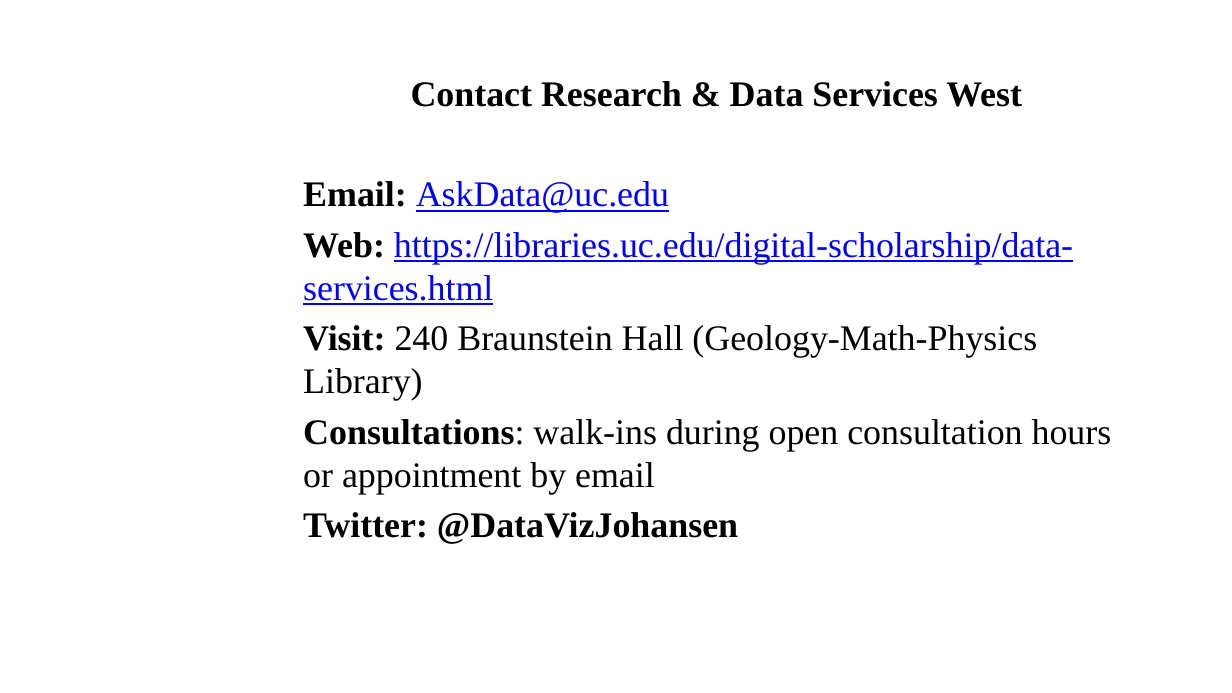
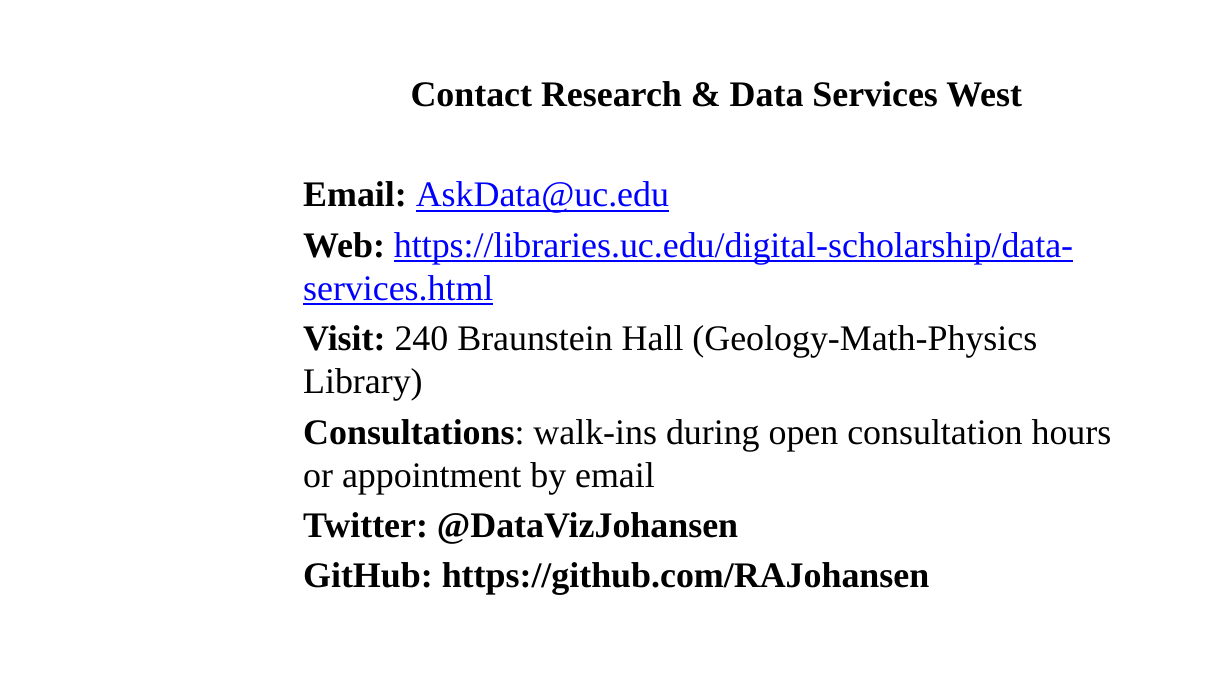
Before and after one commit to RAJohansen/UCL_Workshops, a slide deck: slide 22 of Intro_to_R/Introduction to R.pptx. Drawn at 1232x693 pixels with LibreOffice and Linux fonts; fonts in the diff are those of the drawing; background and template pictures are left out. Boxes give left, top, right and bottom in pixels: in the first picture for what was removed or moved away, otherwise in the second. Text is boxed around its words. In the diff, an @@ line names an element or a change of style, - is before the commit and + after.

Commit message:
Updated Slide

```diff
--- a/Intro_to_R/Introduction to R.pptx
+++ b/Intro_to_R/Introduction to R.pptx
@@ subtitle at box(303, 562, 930, 595): paragraph added @@
+GitHub: https://github.com/RAJohansen
```
Also in this commit, not shown: 1 slide added, 1 slide removed.
